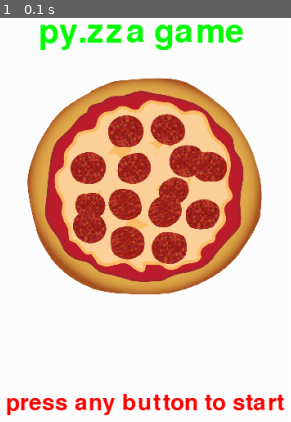
Above: before the commit, frame 1.
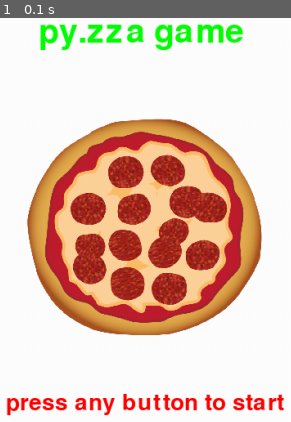
Above: after the commit, the same moment.

Repository: Lucaslofe/Py.game
Game: pygame game, started from jogo.py/projetofinal.py
The game is run twice, just before and just after one commit, with the same random seed, the same clock (stepped at 60 frames per second) and the same inputs.
Inputs:
- Up to frame 1 (0.1 s): no input

The runs differ from the first frame. In frame 1, 35% of the frame differs, in the area x 9-91%, y 14-79%.

Commit message:
condicional feita

Diff:
--- a/jogo.py/projetofinal.py
+++ b/jogo.py/projetofinal.py
@@ -26,11 +26,14 @@
         # ----- Verifica consequências
         if event.type == pygame.QUIT:
             game = False
+        if event.type == pygame.KEYUP:
+            game = False
+
 
     # ----- Gera saídas
     window.fill((255, 255, 255))  # Preenche com a cor branca
     window.blit(text, (420, 40))
-    window.blit(image,(400,100))
+    window.blit(image,(400,150))
     window.blit(text2, (380, 500))
     #cor = (0,255,0)
     #vertices = [(400,400),(700,400),(700,500),(400,500)]
